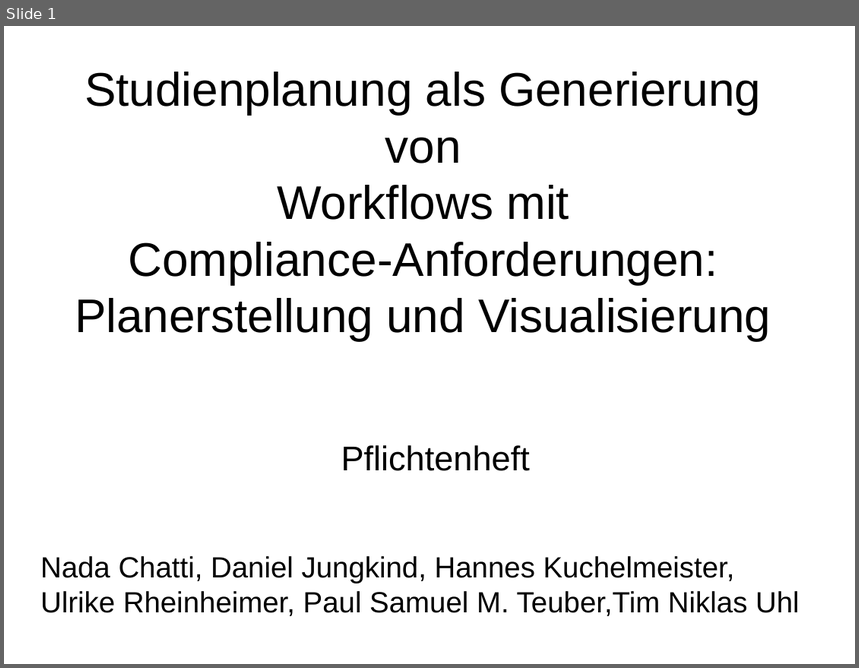
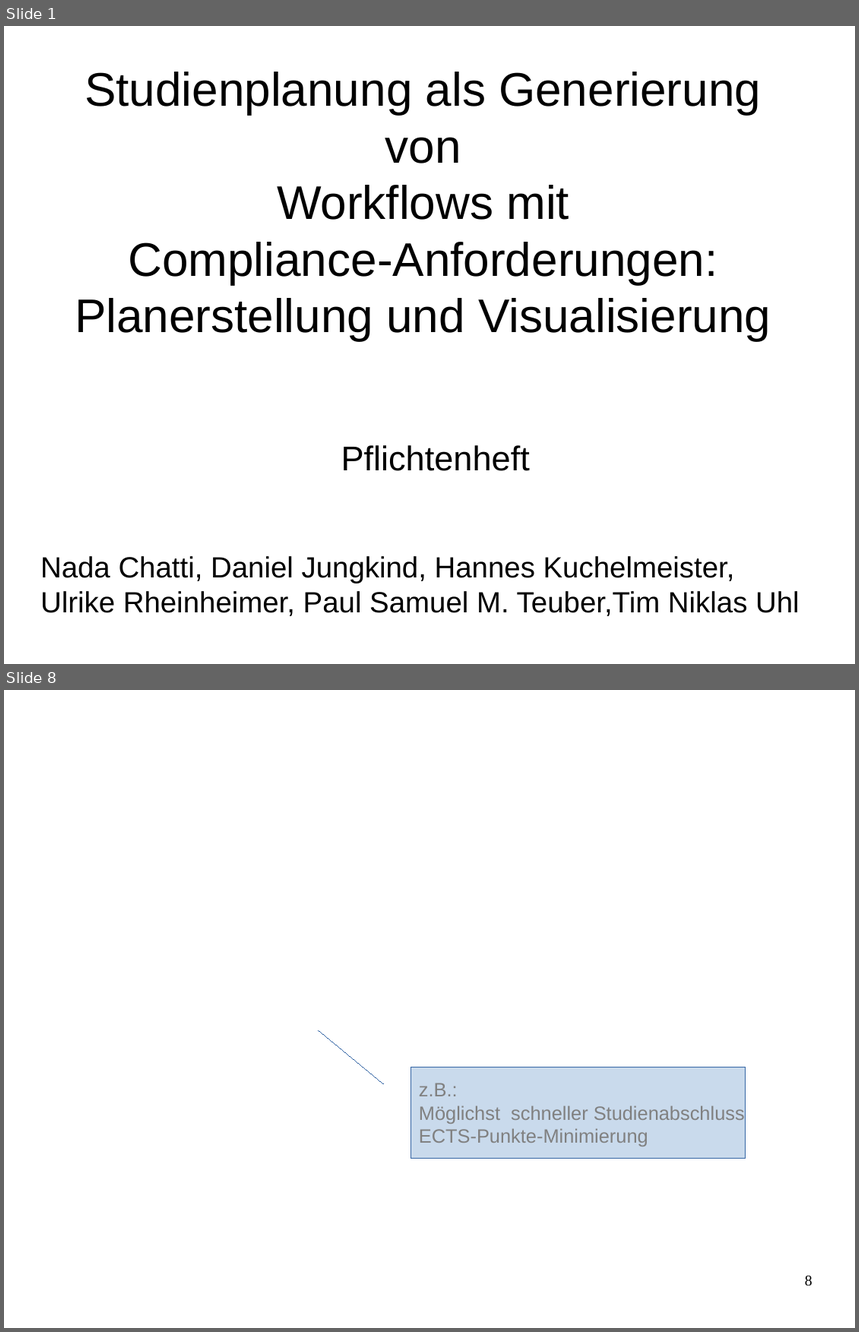
Before and after one commit to PSE-WS1617-IPD-Workflow/PSE_WS1617_IPD_Boehm_Studienplan, a slide deck: Pflichtenheft/Präsentation Pflichtenheft.odp. Shown one above the other, each under a label of ours: slide 1 before the commit, slides 1 and 8 after it; the slides between them are not shown. The pictures are 859x668 and 859x1332 pixels, drawn with LibreOffice and Linux fonts; fonts in the diff are those of the drawing; background and template pictures are left out. Boxes give left, top, right and bottom in pixels: in the first picture for what was removed or moved away, otherwise in the second. Text is boxed around its words. In the diff, an @@ line names an element or a change of style, - is before the commit and + after.

```diff
--- a/Pflichtenheft/Präsentation Pflichtenheft.odp
+++ b/Pflichtenheft/Präsentation Pflichtenheft.odp
@@ slide 8 added at bbox=[4, 690, 855, 1328], background picture (left out) @@
@@ border callout added at bbox=[412, 1067, 747, 1158], fill #729FCF at 38% opacity, outline #3465A4 0 pt, 18 pt, text #808080 @@
+z.B.:
+Möglichst schneller Studienabschluss
+ECTS-Punkte-Minimierung
@@ page number added at bbox=[805, 1276, 813, 1287], 14 pt, text #000000 @@
+8
```
Also in this commit, not shown: 1 slide changed, 15 other slides added, 13 slides removed, 5 other files.
